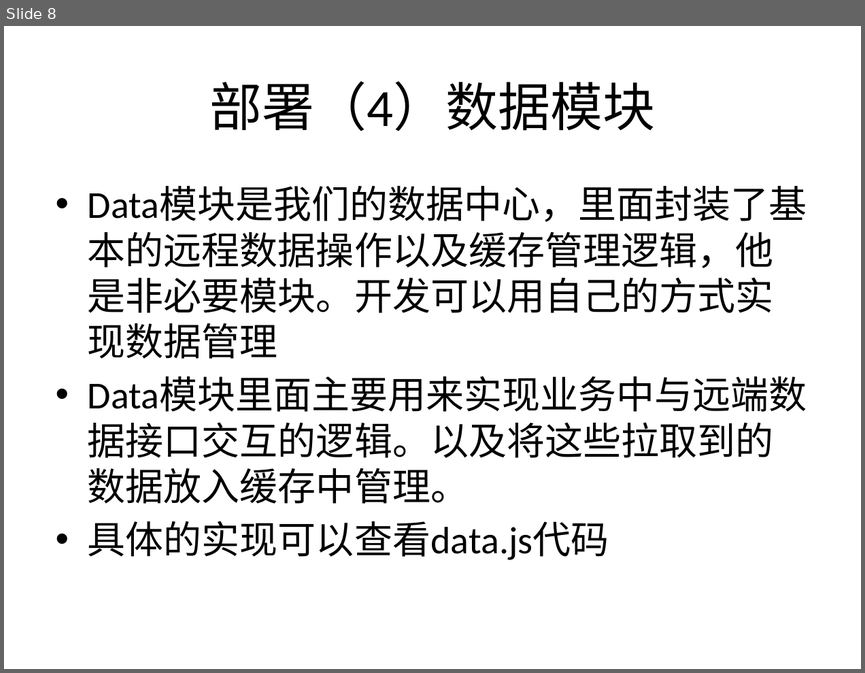
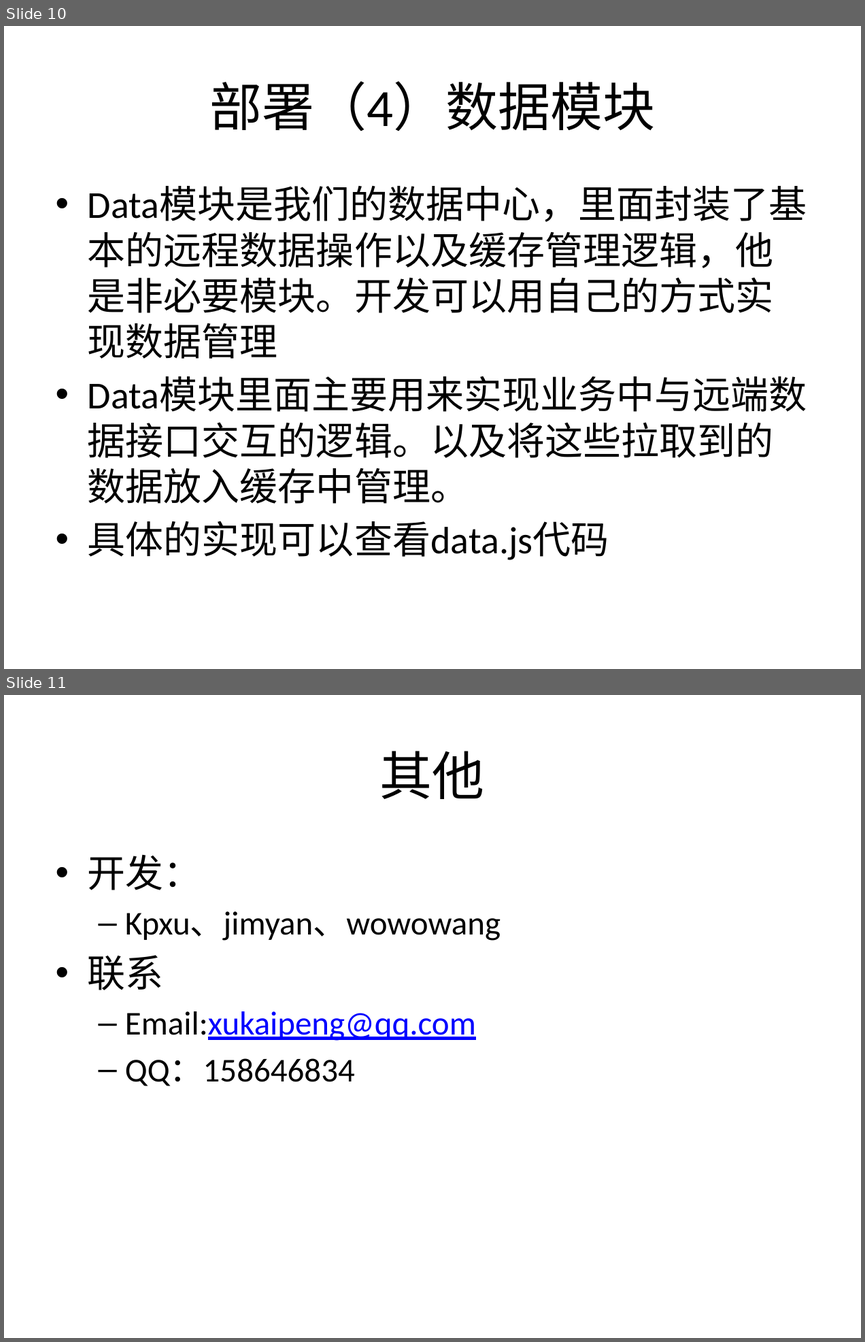
Before and after one commit to dearlordchen/mytouch, a slide deck: Mytouch移动web开发框架介绍.pptx. Shown one above the other, each under a label of ours: slide 8 before the commit, slides 10 and 11 after it. The pictures are 865x673 and 865x1342 pixels, drawn with LibreOffice and Linux fonts; fonts in the diff are those of the drawing. Boxes give left, top, right and bottom in pixels: in the first picture for what was removed or moved away, otherwise in the second. Text is boxed around its words. In the diff, an @@ line names an element or a change of style, - is before the commit and + after.

```diff
--- a/Mytouch移动web开发框架介绍.pptx
+++ b/Mytouch移动web开发框架介绍.pptx
@@ slide 11 added at [4,695,861,1338], background #FFFFFF @@
@@ title added at [380,751,485,799], 44 pt, text #000000 @@
+其他
@@ text added at [88,855,500,1086], 28 pt, text #000000 @@
+• 开发：
+  – Kpxu、jimyan、wowowang
+• 联系
+  – Email:xukaipeng@qq.com
+  – QQ：158646834
@@ what was slide 8 is now slide 10 @@
```
Also in this commit, not shown: 7 slides changed, 1 other slide added, 2 slides removed, 1 other file.
